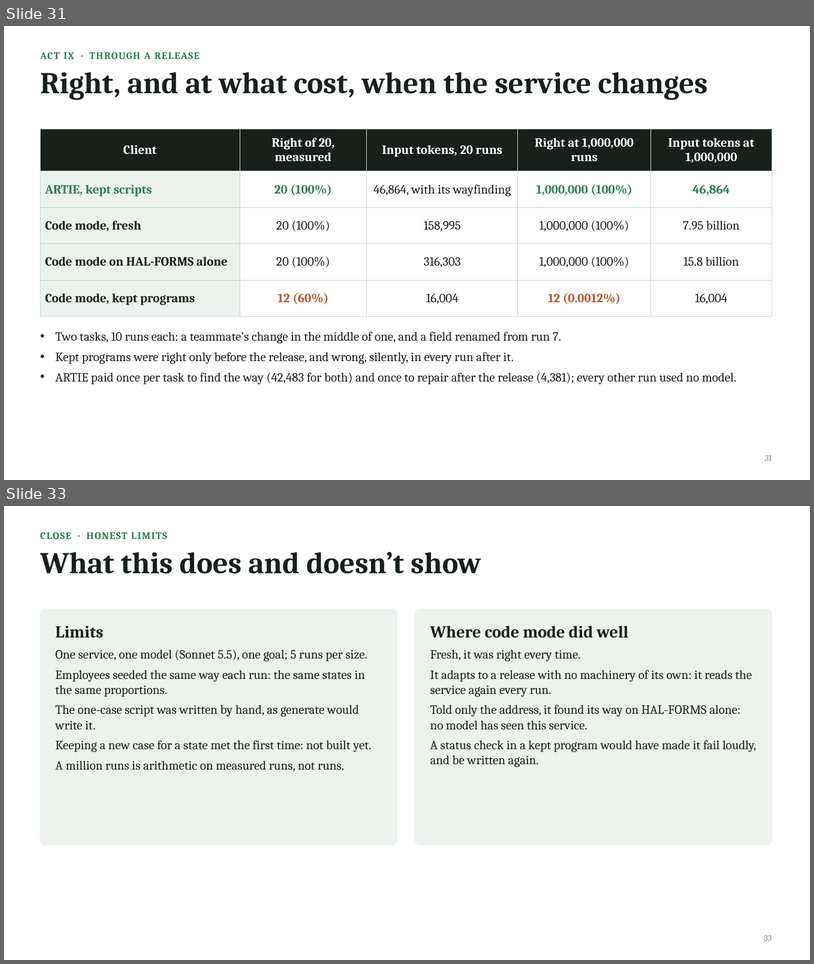
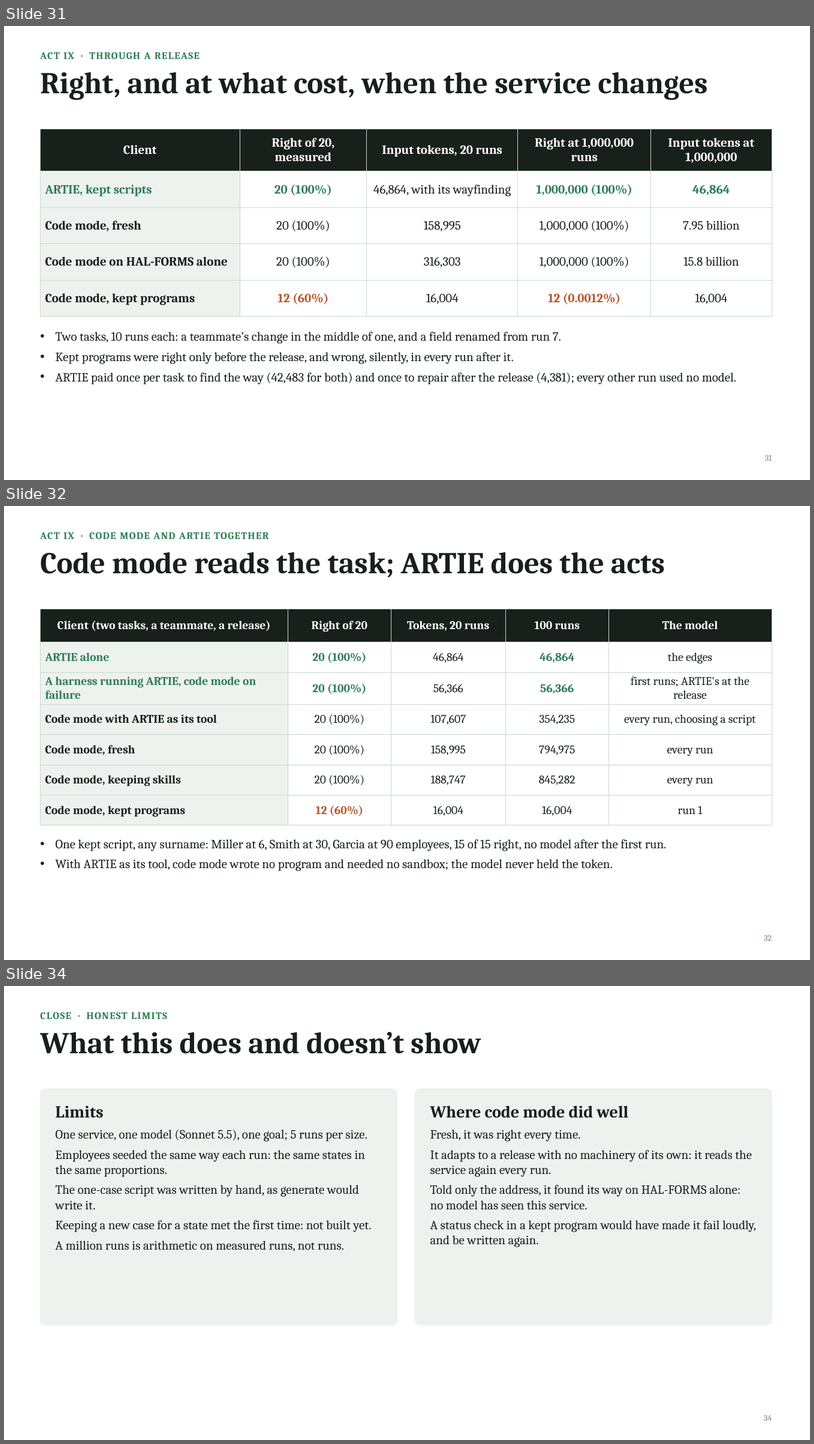
Before and after one commit to JogoShugh/heart-rise-artie, a slide deck: docs/decks/find-the-way-once/find-the-way-once.pptx. Shown one above the other, each under a label of ours: slides 31 and 33 before the commit, slides 31, 32 and 34 after it; the slides between them are not shown. The pictures are 814x964 and 814x1444 pixels, drawn with LibreOffice and Linux fonts; fonts in the diff are those of the drawing. Boxes give left, top, right and bottom in pixels: in the first picture for what was removed or moved away, otherwise in the second. Text is boxed around its words. In the diff, an @@ line names an element or a change of style, - is before the commit and + after.

```diff
--- a/docs/decks/find-the-way-once/find-the-way-once.pptx
+++ b/docs/decks/find-the-way-once/find-the-way-once.pptx
@@ slide 32 added at [4, 506, 810, 960], background #FFFFFF @@
@@ text added at [40, 532, 269, 539], 12 pt, text #2F7D55, bold @@
+ACT IX · CODE MODE AND ARTIE TOGETHER
@@ text added at [40, 552, 665, 577], 36 pt, text #17201B, bold @@
+Code mode reads the task; ARTIE does the acts
@@ table added at [40, 609, 772, 819], 7 rows, 5 columns @@
+Client (two tasks, a teammate, a release) | Right of 20 | Tokens, 20 runs | 100 runs | The model
+ARTIE alone | 20 (100%) | 46,864 | 46,864 | the edges
+A harness running ARTIE, code mode on failure | 20 (100%) | 56,366 | 56,366 | first runs; ARTIE's at the release
+Code mode with ARTIE as its tool | 20 (100%) | 107,607 | 354,235 | every run, choosing a script
+Code mode, fresh | 20 (100%) | 158,995 | 794,975 | every run
+Code mode, keeping skills | 20 (100%) | 188,747 | 845,282 | every run
+Code mode, kept programs | 12 (60%) | 16,004 | 16,004 | run 1
@@ text added at [56, 839, 667, 871], 15 pt, text #17201B @@
+• One kept script, any surname: Miller at 6, Smith at 30, Garcia at 90 employees, 15 of 15 right, no model after the first run.
+• With ARTIE as its tool, code mode wrote no program and needed no sandbox; the model never held the token.
@@ page number added at [764, 934, 772, 940], 10 pt, text #6F8A7C @@
+32
@@ what was slide 33 is now slide 34 @@
@@ page number at [764, 1414, 772, 1420]: text changed @@
-33
+34
```
Also in this commit, not shown: 1 slide changed, 10 other files.
